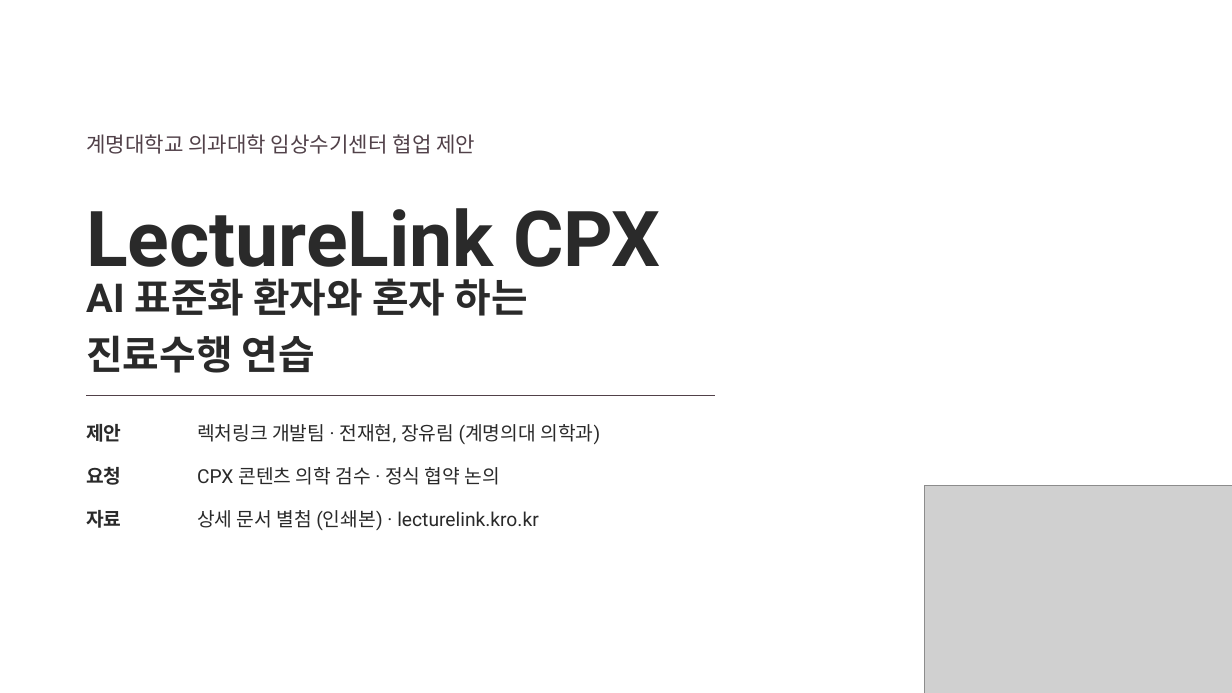
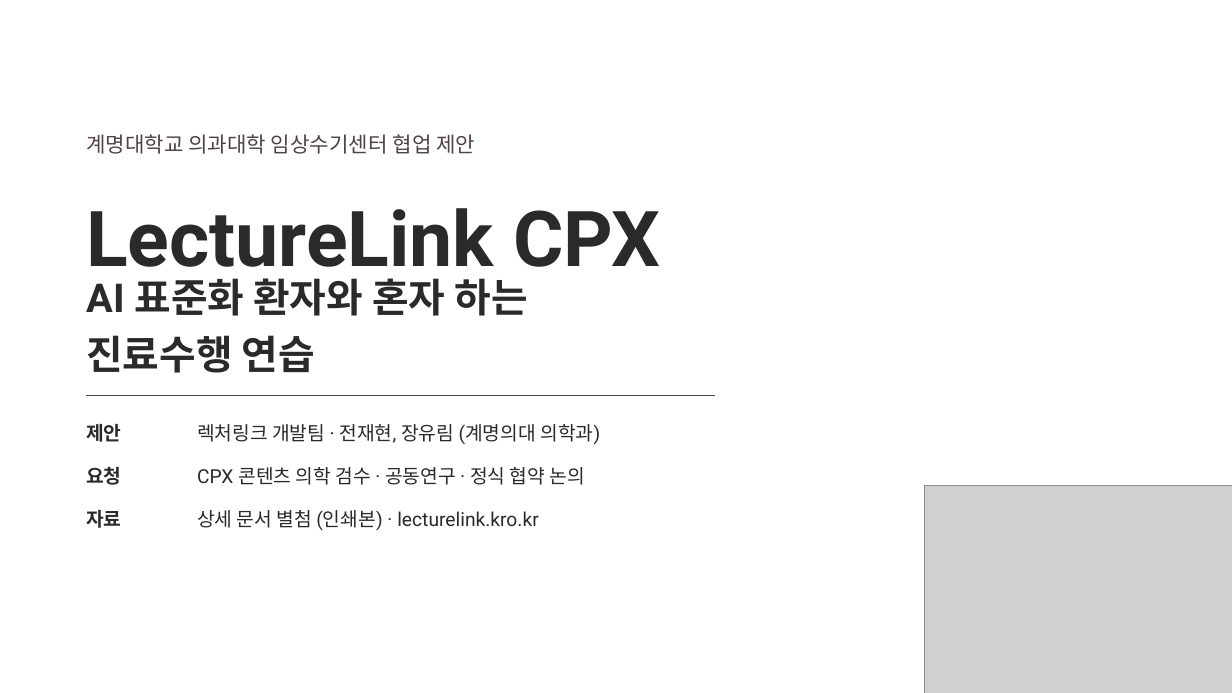
Before and after one commit to lecturelink0-hash/lecturelink, a slide deck: slide 1 of docs/keimyung-proposal/렉처링크_CPX_임상수기센터_협업제안.pptx. Drawn at 1232x693 pixels with LibreOffice and Linux fonts; fonts in the diff are those of the drawing; grey boxes stand for pictures; background and template pictures are left out. Boxes give left, top, right and bottom in pixels: in the first picture for what was removed or moved away, otherwise in the second. Text is boxed around its words. In the diff, an @@ line names an element or a change of style, - is before the commit and + after.

```diff
--- a/docs/keimyung-proposal/렉처링크_CPX_임상수기센터_협업제안.pptx
+++ b/docs/keimyung-proposal/렉처링크_CPX_임상수기센터_협업제안.pptx
@@ text at (197,467,584,485): text changed @@
-CPX 콘텐츠 의학 검수 · 정식 협약 논의
+CPX 콘텐츠 의학 검수 · 공동연구 · 정식 협약 논의
```
Also in this commit, not shown: 1 slide added, 1 slide removed, 4 other files.
